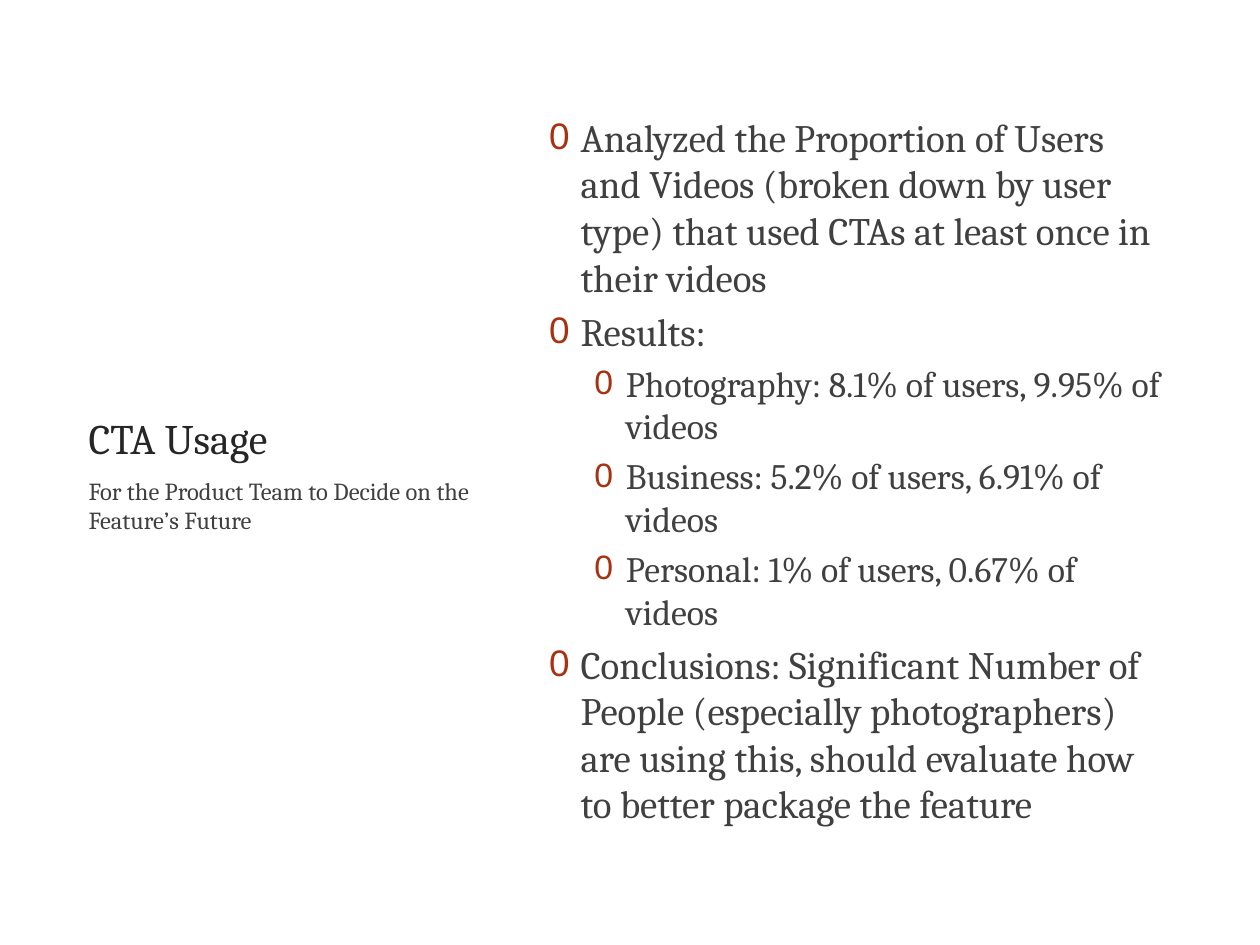
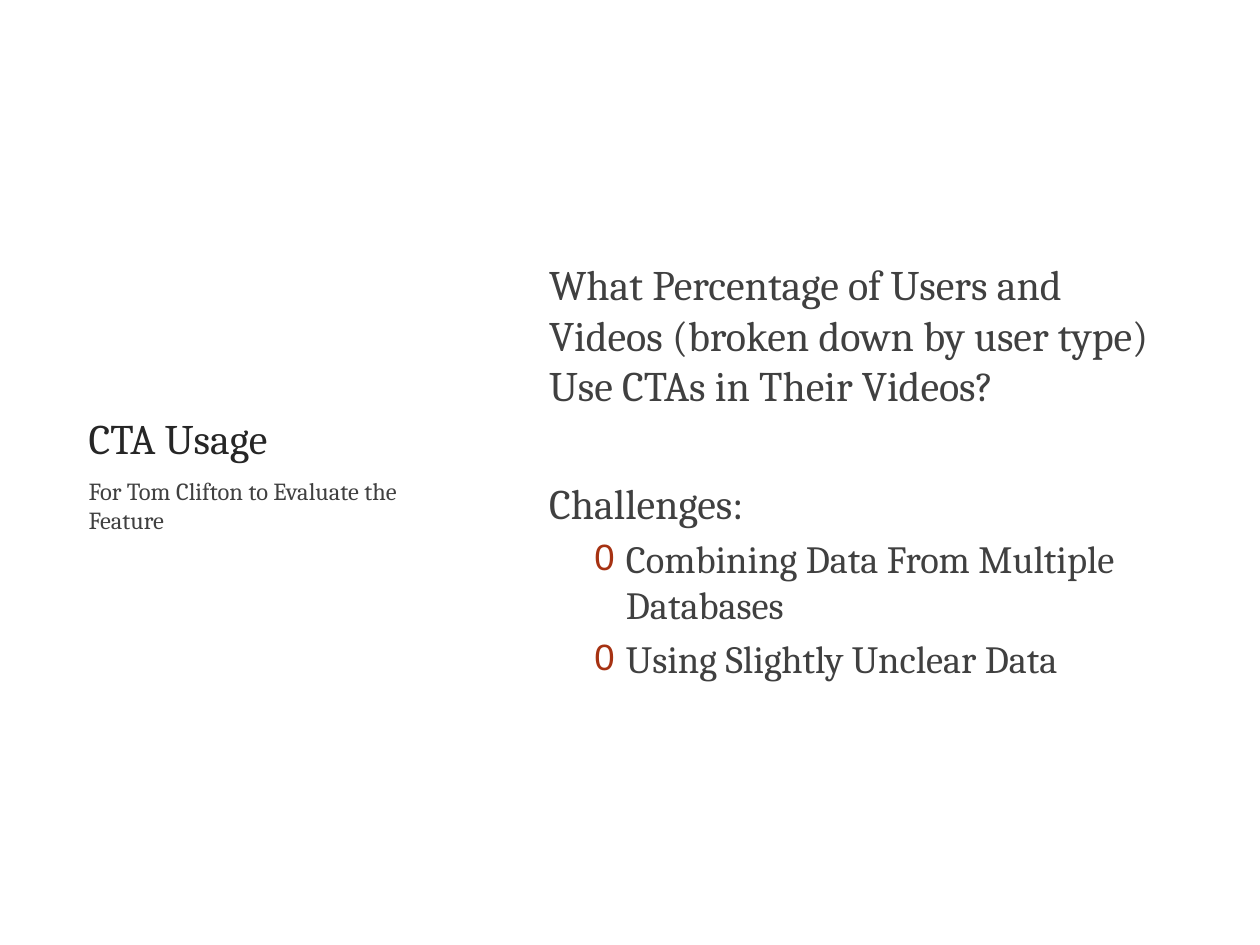
Before and after one commit to atultiwary/TechTalk, a slide deck: slide 9 of TechTalk.pptx (slide 15 before the commit). Drawn at 1260x945 pixels with LibreOffice and Linux fonts; fonts in the diff are those of the drawing; background and template pictures are left out. Boxes give left, top, right and bottom in pixels: in the first picture for what was removed or moved away, otherwise in the second. Text is boxed around its words. In the diff, an @@ line names an element or a change of style, - is before the commit and + after.

```diff
--- a/TechTalk.pptx
+++ b/TechTalk.pptx
@@ text at (549,270,1148,682): text changed; size 22.2 to 24 pt @@
-0 Analyzed the Proportion of Users and Videos (broken down by user type) that used CTAs at least once in their videos
-0 Results:
-  0 Photography: 8.1% of users, 9.95% of videos
-  0 Business: 5.2% of users, 6.91% of videos
-  0 Personal: 1% of users, 0.67% of videos
-0 Conclusions: Significant Number of People (especially photographers) are using this, should evaluate how to better package the feature
+What Percentage of Users and Videos (broken down by user type) Use CTAs in Their Videos?
+Challenges:
+  0 Combining Data From Multiple Databases
+  0 Using Slightly Unclear Data
@@ text at (89,482,396,530): text changed @@
-For the Product Team to Decide on the Feature’s Future
+For Tom Clifton to Evaluate the Feature
```
Also in this commit, not shown: 14 other slides changed, 3 slides added, 2 slides removed.
